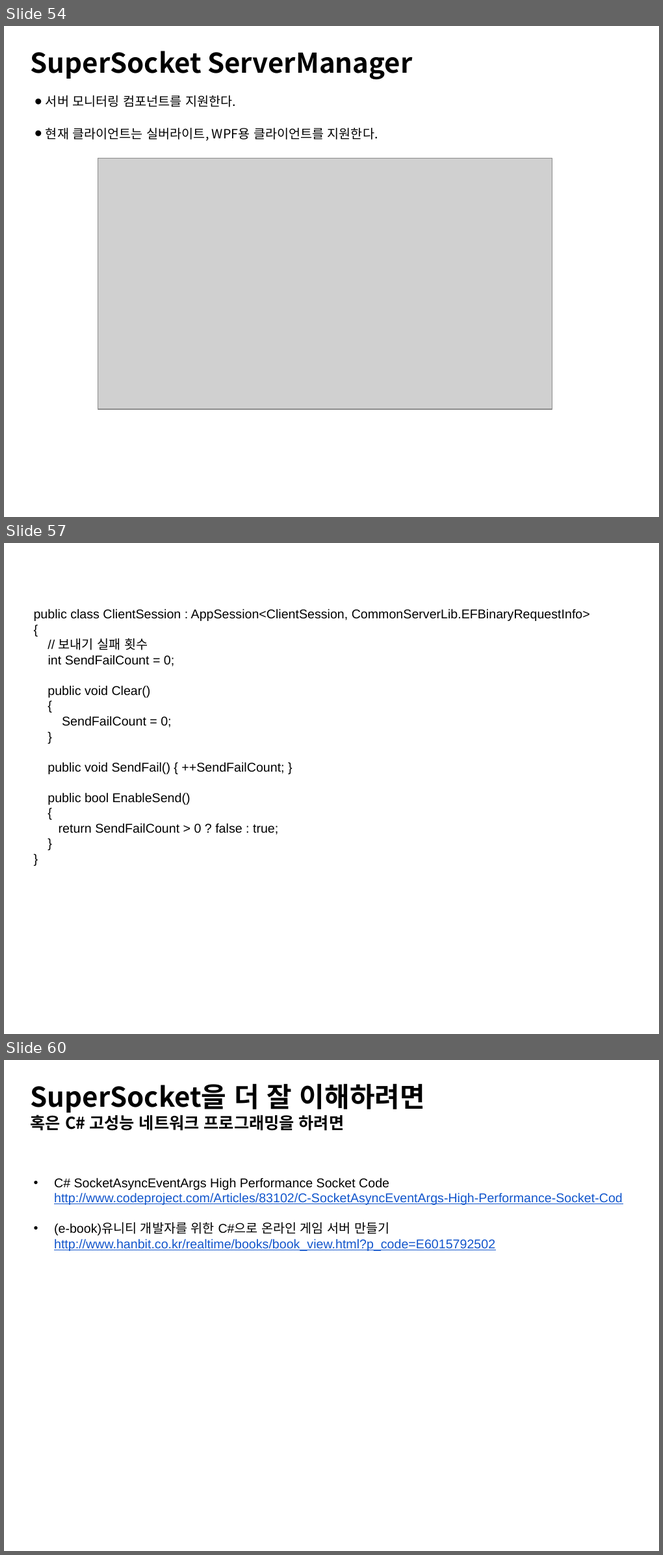
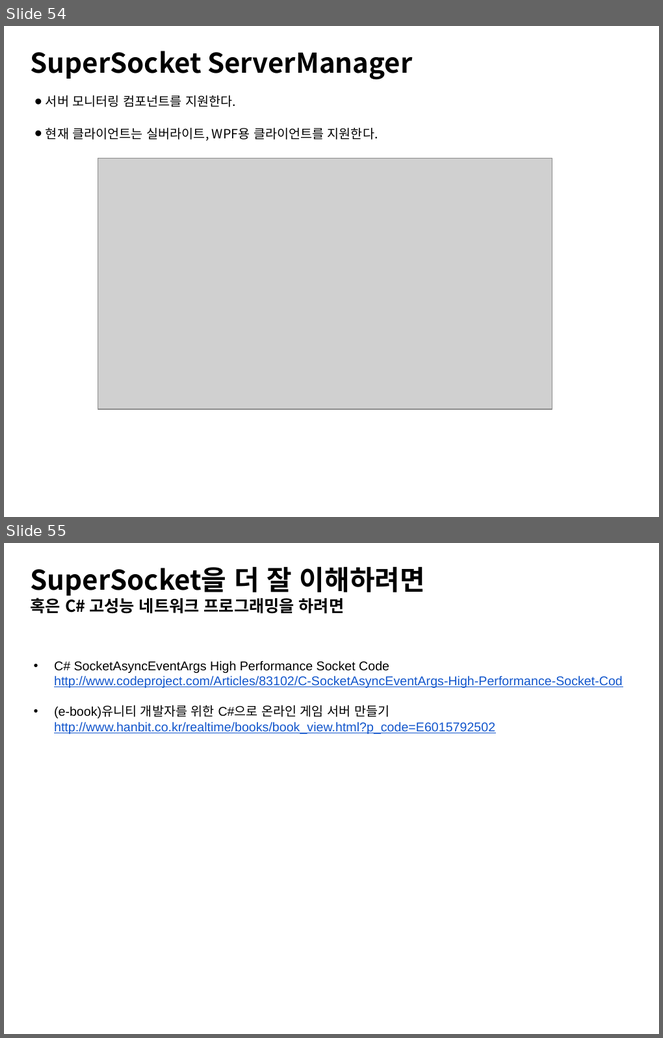
Before and after one commit to jacking75/conf_kgc2016_SuperSocket, a slide deck: {KGC2016]오픈소스 네트워크 엔진 SuperSocket 사용하기.pptx. Shown one above the other, each under a label of ours: slides 54, 57 and 60 before the commit, slides 54 and 55 after it; the slides between them are not shown. The pictures are 663x1555 and 663x1038 pixels, drawn with LibreOffice and Linux fonts; fonts in the diff are those of the drawing; grey boxes stand for pictures. Boxes give left, top, right and bottom in pixels: in the first picture for what was removed or moved away, otherwise in the second. Text is boxed around its words. In the diff, an @@ line names an element or a change of style, - is before the commit and + after.

```diff
--- a/{KGC2016]오픈소스 네트워크 엔진 SuperSocket 사용하기.pptx
+++ b/{KGC2016]오픈소스 네트워크 엔진 SuperSocket 사용하기.pptx
@@ slide 57 removed at box(4, 543, 659, 1034), background #FFFFFF @@
@@ text removed at box(34, 609, 590, 835) @@
-public class ClientSession : AppSession<ClientSession, CommonServerLib.EFBinaryRequestInfo>
-{
-// 보내기 실패 횟수
-int SendFailCount = 0;
-public void Clear()
-{
-SendFailCount = 0;
-}
-public void SendFail() { ++SendFailCount; }
-public bool EnableSend()
-{
-return SendFailCount > 0 ? false : true;
-}
-}
@@ what was slide 60 is now slide 55 @@
```
Also in this commit, not shown: 4 slides changed, 1 slide added, 4 other slides removed.
